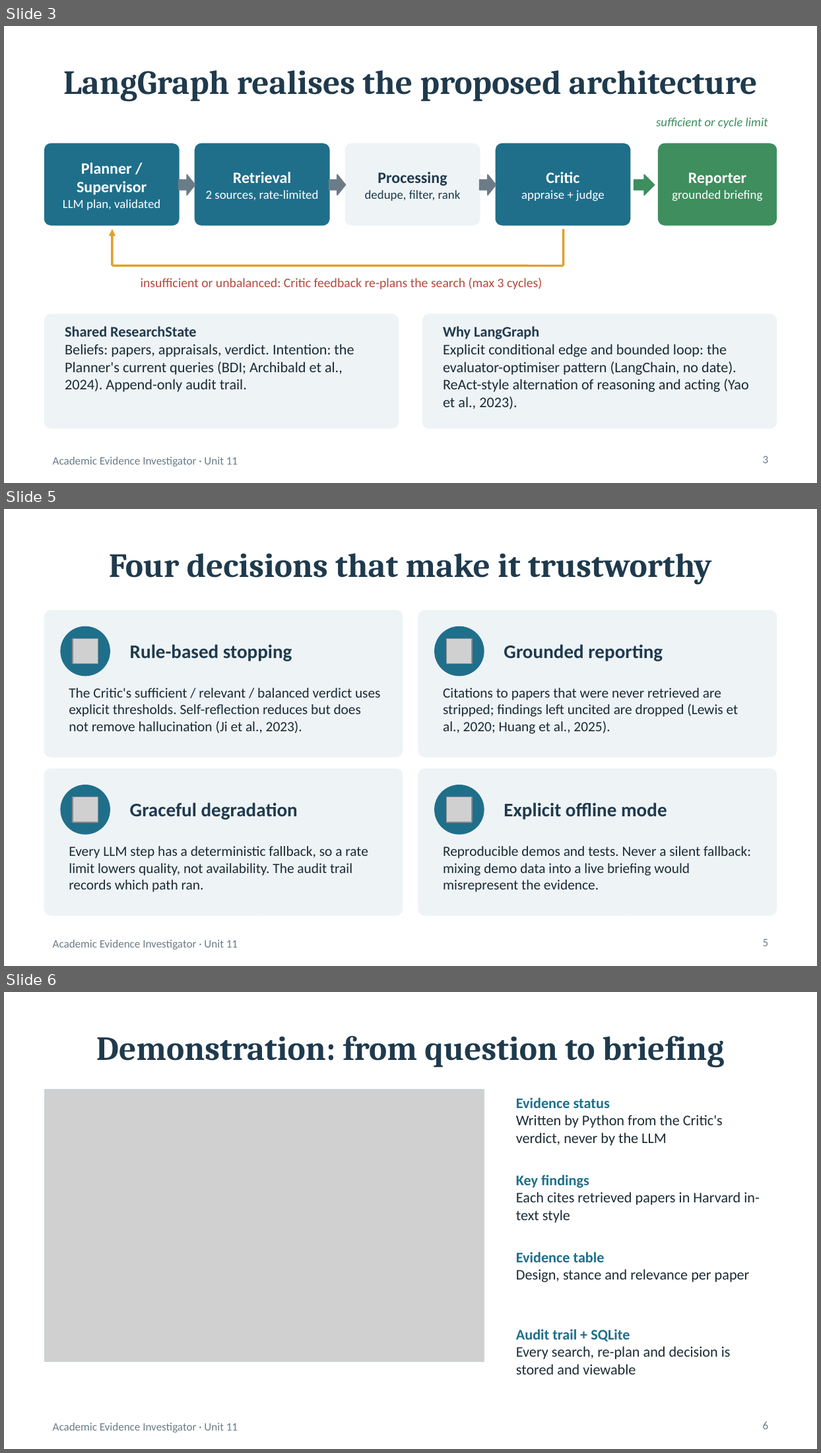
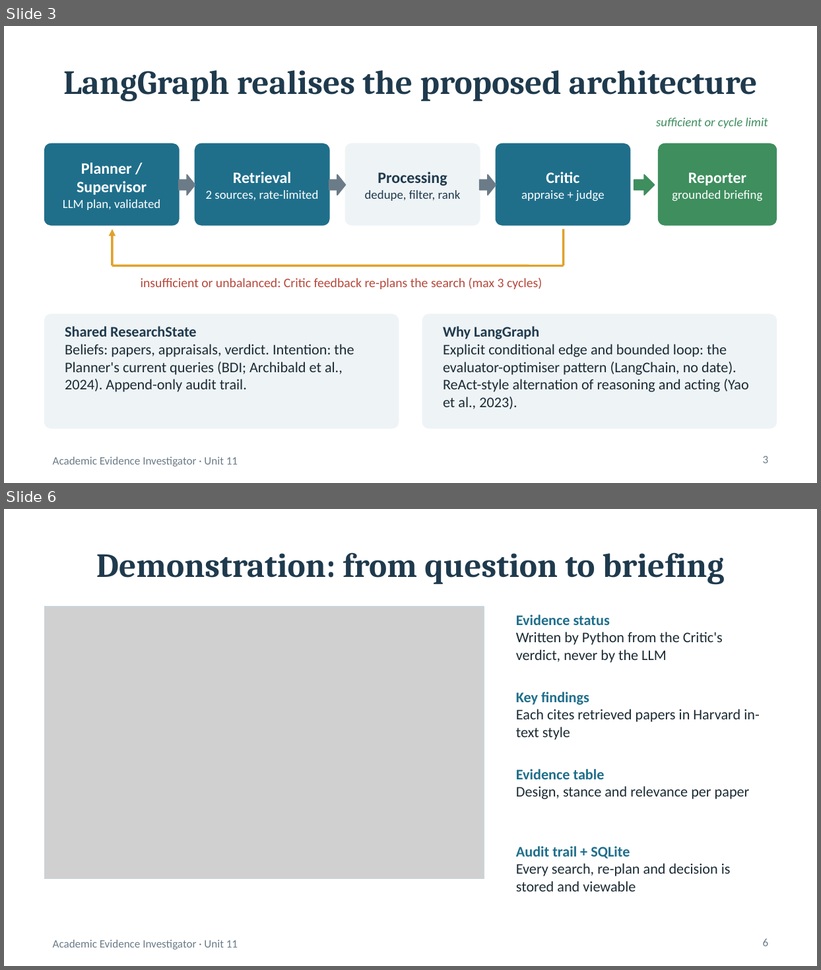
Before and after one commit to ruwanperera1868/llmplanningagent, a slide deck: presentation/Academic_Evidence_Investigator.pptx. Shown one above the other, each under a label of ours: slides 3, 5 and 6 before the commit, slides 3 and 6 after it; the slides between them are not shown. The pictures are 821x1453 and 821x970 pixels, drawn with LibreOffice and Linux fonts; fonts in the diff are those of the drawing; grey boxes stand for pictures. Boxes give left, top, right and bottom in pixels: in the first picture for what was removed or moved away, otherwise in the second. Text is boxed around its words. In the diff, an @@ line names an element or a change of style, - is before the commit and + after.

```diff
--- a/presentation/Academic_Evidence_Investigator.pptx
+++ b/presentation/Academic_Evidence_Investigator.pptx
@@ slide 5 removed at box(4, 509, 817, 966), background #FFFFFF; not listed: 1 template element that a slide beside it also shows @@
@@ title removed at box(109, 553, 712, 585) @@
-Four decisions that make it trustworthy
@@ rounded rectangle removed at box(45, 611, 403, 757) @@
@@ ellipse removed at box(61, 627, 110, 676) @@
@@ rounded rectangle removed at box(418, 611, 776, 757) @@
@@ ellipse removed at box(435, 627, 484, 676) @@
@@ picture removed at box(72, 638, 98, 663) @@
@@ text removed at box(130, 644, 292, 661) @@
-Rule-based stopping
@@ picture removed at box(446, 638, 471, 663) @@
@@ text removed at box(504, 644, 663, 661) @@
-Grounded reporting
@@ text removed at box(69, 688, 381, 733) @@
-The Critic's sufficient / relevant / balanced verdict uses explicit thresholds. Self-reflection reduces but does not remove hallucination (Ji et al., 2023).
@@ text removed at box(443, 688, 739, 734) @@
-Citations to papers that were never retrieved are stripped; findings left uncited are dropped (Lewis et al., 2020; Huang et al., 2025).
@@ rounded rectangle removed at box(45, 769, 403, 916) @@
@@ ellipse removed at box(61, 786, 110, 834) @@
@@ rounded rectangle removed at box(418, 769, 776, 916) @@
@@ ellipse removed at box(435, 786, 484, 834) @@
@@ picture removed at box(72, 797, 98, 822) @@
@@ text removed at box(130, 803, 298, 820) @@
-Graceful degradation
@@ picture removed at box(446, 797, 471, 822) @@
@@ text removed at box(504, 803, 667, 820) @@
-Explicit offline mode
@@ text removed at box(69, 846, 368, 892) @@
-Every LLM step has a deterministic fallback, so a rate limit lowers quality, not availability. The audit trail records which path ran.
@@ text removed at box(443, 846, 751, 892) @@
-Reproducible demos and tests. Never a silent fallback: mixing demo data into a live briefing would misrepresent the evidence.
@@ page number removed at box(763, 939, 769, 947) @@
-5
```
Also in this commit, not shown: 2 slides changed, 1 slide added, 3 other files.
